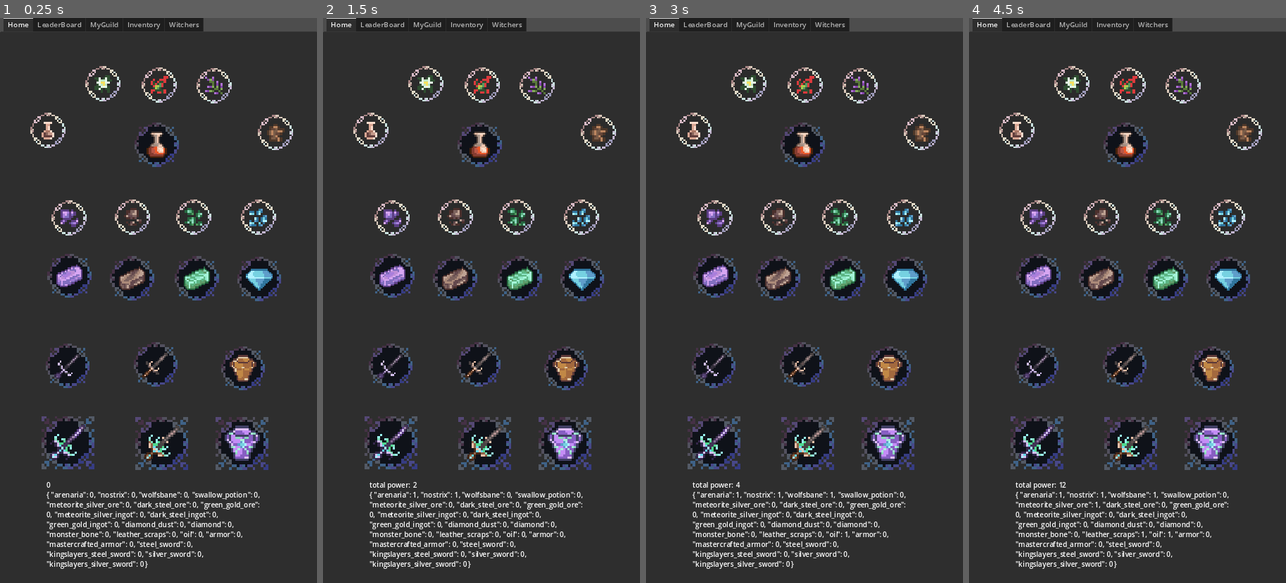
Above: before the commit, frames 1-4 (left to right).
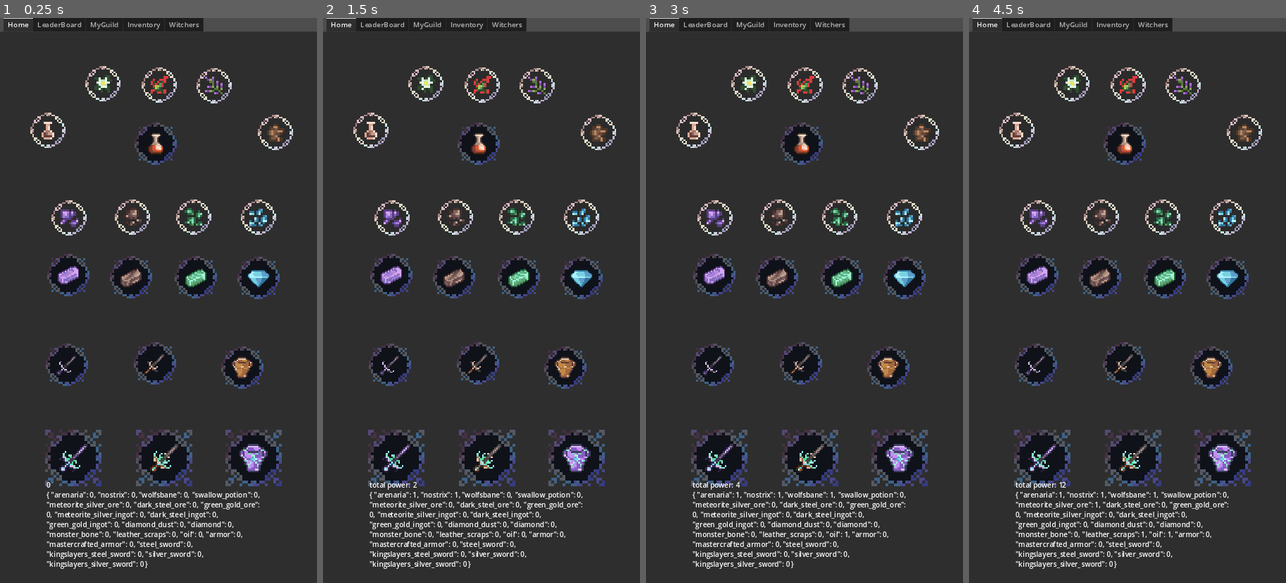
Above: after the commit, the same moments.

Repository: alexg-lviv/Mori-Bazius-Frontend
Game: Godot game, scene res://src/scenes/Main.tscn
Two runs of this game, one before a commit and one after it. Both use one fixed random seed, a clock stepped at 60 frames per second and the inputs below.
Inputs (mouse positions are in pixels of both pictures, inside the frame that each line leads up to):
- Up to frame 1 (0.25 s): no input
- Up to frame 2 (1.5 s): click (424, 85) at 0.5 s; click (481, 85) at 1.25 s
- Up to frame 3 (3 s): click (861, 85) at 2 s; click (693, 131) at 2.75 s
- Up to frame 4 (4.5 s): click (1244, 131) at 3.5 s; click (1038, 215) at 4.25 s

The runs differ from the first frame. In frame 1, 7.4% of the frame differs, in the area x 13-89%, y 1-83%; in frame 2, 7.4%; in frame 3, 7.4%; in frame 4, 7.4%.

Commit message:
Add basic inventory

Diff:
--- a/src/src/scenes/Home.tscn
+++ b/src/src/scenes/Home.tscn
@@ -102,92 +102,93 @@
 layout_mode = 0
 offset_left = 306.0
 offset_top = 206.0
-offset_right = 406.0
-offset_bottom = 306.0
+offset_right = 386.0
+offset_bottom = 286.0
 _name = "swallow_potion"
 
 [node name="SilverIngot" parent="Craftables" instance=ExtResource("2_v22mh")]
 layout_mode = 0
 offset_left = 108.0
 offset_top = 503.0
-offset_right = 208.0
-offset_bottom = 603.0
+offset_right = 188.0
+offset_bottom = 583.0
 _name = "meteorite_silver_ingot"
 
 [node name="SteelIngot" parent="Craftables" instance=ExtResource("2_v22mh")]
 layout_mode = 0
 offset_left = 250.0
 offset_top = 509.0
-offset_right = 350.0
-offset_bottom = 609.0
+offset_right = 330.0
+offset_bottom = 589.0
 _name = "dark_steel_ingot"
 
 [node name="GoldIngot" parent="Craftables" instance=ExtResource("2_v22mh")]
 layout_mode = 0
 offset_left = 397.0
 offset_top = 509.0
-offset_right = 497.0
-offset_bottom = 609.0
+offset_right = 477.0
+offset_bottom = 589.0
 _name = "green_gold_ingot"
 
 [node name="Diamond" parent="Craftables" instance=ExtResource("2_v22mh")]
 layout_mode = 0
 offset_left = 539.0
 offset_top = 510.0
-offset_right = 639.0
-offset_bottom = 610.0
+offset_right = 619.0
+offset_bottom = 590.0
 _name = "diamond"
 
 [node name="SilverSword" parent="Craftables" instance=ExtResource("2_v22mh")]
 layout_mode = 0
 offset_left = 104.0
 offset_top = 707.0
-offset_right = 204.0
-offset_bottom = 807.0
+offset_right = 184.0
+offset_bottom = 787.0
 _name = "silver_sword"
 
 [node name="SteelSword" parent="Craftables" instance=ExtResource("2_v22mh")]
 layout_mode = 0
 offset_left = 304.0
 offset_top = 704.0
-offset_right = 404.0
-offset_bottom = 804.0
+offset_right = 384.0
+offset_bottom = 784.0
 _name = "steel_sword"
 
 [node name="Armor" parent="Craftables" instance=ExtResource("2_v22mh")]
 layout_mode = 0
 offset_left = 502.0
 offset_top = 713.0
-offset_right = 602.0
-offset_bottom = 813.0
+offset_right = 582.0
+offset_bottom = 793.0
 _name = "armor"
 
 [node name="KingSilverSword" parent="Craftables" instance=ExtResource("3_h8h33")]
 layout_mode = 0
-offset_left = 94.0
-offset_top = 871.0
-offset_right = 214.0
-offset_bottom = 991.0
+offset_left = 103.0
+offset_top = 902.0
+offset_right = 183.0
+offset_bottom = 982.0
 _name = "kingslayers_silver_sword"
 
 [node name="KingSteelSword" parent="Craftables" instance=ExtResource("3_h8h33")]
 layout_mode = 0
-offset_left = 308.0
-offset_top = 873.0
-offset_right = 428.0
-offset_bottom = 993.0
+offset_left = 309.0
+offset_top = 902.0
+offset_right = 389.0
+offset_bottom = 982.0
 _name = "kingslayers_steel_sword"
 
 [node name="MasterArmor" parent="Craftables" instance=ExtResource("3_h8h33")]
 layout_mode = 0
-offset_left = 490.0
-offset_top = 873.0
-offset_right = 610.0
-offset_bottom = 993.0
+offset_left = 512.0
+offset_top = 902.0
+offset_right = 592.0
+offset_bottom = 982.0
 _name = "mastercrafted_armor"
 
 [node name="ItemsText" type="RichTextLabel" parent="."]
 custom_minimum_size = Vector2(500, 100)
+layout_mode = 0
 offset_left = 105.0
 offset_top = 1015.0
 offset_right = 605.0
--- a/src/src/scenes/Inventory.tscn
+++ b/src/src/scenes/Inventory.tscn
@@ -1,4 +1,19 @@
-[gd_scene format=3 uid="uid://e315pwt5ukrk"]
+[gd_scene load_steps=7 format=3 uid="uid://be1euo5oh2t12"]
+
+[ext_resource type="Texture2D" uid="uid://lfcoqc2aa68u" path="res://art/UI/inventory.png" id="1_4g4bc"]
+[ext_resource type="PackedScene" uid="uid://bxyk1gsyr8a2m" path="res://src/scenes/items/InventoryItem.tscn" id="2_bnnx8"]
+
+[sub_resource type="ShaderMaterial" id="ShaderMaterial_hxejn"]
+resource_local_to_scene = true
+
+[sub_resource type="ShaderMaterial" id="ShaderMaterial_213i0"]
+resource_local_to_scene = true
+
+[sub_resource type="ShaderMaterial" id="ShaderMaterial_gqvmf"]
+resource_local_to_scene = true
+
+[sub_resource type="ShaderMaterial" id="ShaderMaterial_18g3m"]
+resource_local_to_scene = true
 
 [node name="Inventory" type="Control"]
 layout_mode = 3
@@ -7,3 +22,63 @@
 anchor_bottom = 1.0
 grow_horizontal = 2
 grow_vertical = 2
+
+[node name="Shelf" type="TextureRect" parent="."]
+layout_mode = 1
+anchors_preset = 8
+anchor_left = 0.5
+anchor_top = 0.5
+anchor_right = 0.5
+anchor_bottom = 0.5
+offset_left = -52.0
+offset_top = -82.0
+offset_right = 52.0
+offset_bottom = 70.0
+grow_horizontal = 2
+grow_vertical = 2
+scale = Vector2(6, 6)
+pivot_offset = Vector2(52, 76)
+texture = ExtResource("1_4g4bc")
+stretch_mode = 5
+
+[node name="Row1" type="HBoxContainer" parent="Shelf"]
+layout_mode = 1
+anchors_preset = -1
+anchor_right = 1.0
+anchor_bottom = 1.0
+offset_left = 6.0
+offset_top = 9.0
+offset_right = -6.0
+offset_bottom = -129.0
+grow_horizontal = 2
+grow_vertical = 2
+theme_override_constants/separation = 4
+alignment = 1
+
+[node name="Arenaria" parent="Shelf/Row1" instance=ExtResource("2_bnnx8")]
+material = SubResource("ShaderMaterial_hxejn")
+custom_minimum_size = Vector2(14, 0)
+layout_mode = 2
+size_flags_horizontal = 6
+item_name = "arenaria"
+
+[node name="Nostrix" parent="Shelf/Row1" instance=ExtResource("2_bnnx8")]
+material = SubResource("ShaderMaterial_213i0")
+custom_minimum_size = Vector2(14, 0)
+layout_mode = 2
+size_flags_horizontal = 6
+item_name = "nostrix"
+
+[node name="Wolfsbane" parent="Shelf/Row1" instance=ExtResource("2_bnnx8")]
+material = SubResource("ShaderMaterial_gqvmf")
+custom_minimum_size = Vector2(14, 0)
+layout_mode = 2
+size_flags_horizontal = 6
+item_name = "wolfsbane"
+
+[node name="SwallowPotion" parent="Shelf/Row1" instance=ExtResource("2_bnnx8")]
+material = SubResource("ShaderMaterial_18g3m")
+custom_minimum_size = Vector2(14, 0)
+layout_mode = 2
+size_flags_horizontal = 6
+item_name = "swallow_potion"
--- a/src/src/scenes/buttons/Clickable.tscn
+++ b/src/src/scenes/buttons/Clickable.tscn
@@ -1,8 +1,11 @@
-[gd_scene load_steps=4 format=3 uid="uid://cl4wpxt8kb3ce"]
+[gd_scene load_steps=5 format=3 uid="uid://cl4wpxt8kb3ce"]
 
 [ext_resource type="Texture2D" uid="uid://bw2kssw3itt3s" path="res://art/UI/buttons/click_butt.png" id="1_pfhbm"]
 [ext_resource type="Script" path="res://src/scenes/buttons/Clickable.gd" id="2_mfgya"]
-[ext_resource type="Script" path="res://src/scenes/items/Item.gd" id="3_afkf3"]
+[ext_resource type="PackedScene" uid="uid://cuy5ckkpl4byb" path="res://src/scenes/items/Item.tscn" id="4_myaf2"]
+
+[sub_resource type="ShaderMaterial" id="ShaderMaterial_6j0i1"]
+resource_local_to_scene = true
 
 [node name="Clickable" type="TextureButton"]
 custom_minimum_size = Vector2(80, 80)
@@ -10,7 +13,8 @@
 stretch_mode = 5
 script = ExtResource("2_mfgya")
 
-[node name="Item" type="TextureRect" parent="."]
+[node name="Item" parent="." instance=ExtResource("4_myaf2")]
+material = SubResource("ShaderMaterial_6j0i1")
 layout_mode = 1
 anchors_preset = -1
 anchor_right = 1.0
@@ -21,6 +25,5 @@
 offset_bottom = -20.0
 grow_horizontal = 2
 grow_vertical = 2
-script = ExtResource("3_afkf3")
 
 [connection signal="pressed" from="." to="." method="_on_pressed"]
--- a/src/src/scenes/buttons/Craftable.tscn
+++ b/src/src/scenes/buttons/Craftable.tscn
@@ -1,12 +1,18 @@
-[gd_scene load_steps=5 format=3 uid="uid://ce2attkcv2r11"]
+[gd_scene load_steps=6 format=3 uid="uid://ce2attkcv2r11"]
 
 [ext_resource type="PackedScene" uid="uid://cl4wpxt8kb3ce" path="res://src/scenes/buttons/Clickable.tscn" id="1_8q1hi"]
 [ext_resource type="Texture2D" uid="uid://jd7spylko0e8" path="res://art/UI/buttons/craft_butt.png" id="1_dd0jc"]
 [ext_resource type="Texture2D" uid="uid://i5tppfsk6djp" path="res://art/UI/buttons/disabeled_craft_butt.png" id="2_nydha"]
 [ext_resource type="Script" path="res://src/scenes/buttons/Craftable.gd" id="3_dh0d2"]
 
+[sub_resource type="ShaderMaterial" id="ShaderMaterial_gba7l"]
+resource_local_to_scene = true
+
 [node name="Craftable" instance=ExtResource("1_8q1hi")]
-custom_minimum_size = Vector2(100, 100)
+scale = Vector2(1.2, 1.2)
 texture_normal = ExtResource("1_dd0jc")
 texture_disabled = ExtResource("2_nydha")
 script = ExtResource("3_dh0d2")
+
+[node name="Item" parent="." index="0"]
+material = SubResource("ShaderMaterial_gba7l")
--- a/src/src/scenes/buttons/Upgrades.tscn
+++ b/src/src/scenes/buttons/Upgrades.tscn
@@ -5,6 +5,9 @@
 [ext_resource type="Texture2D" uid="uid://d3xo8rppdq8hu" path="res://art/UI/buttons/upgrade_disabled_butt.png" id="3_ki8ss"]
 
 [node name="Upgrades" instance=ExtResource("1_2btxo")]
-custom_minimum_size = Vector2(120, 120)
+scale = Vector2(1.6, 1.6)
 texture_normal = ExtResource("2_4y7c0")
 texture_disabled = ExtResource("3_ki8ss")
+
+[node name="Item" parent="." index="0"]
+material = null
--- /dev/null
+++ b/src/src/scenes/items/InventoryItem.gd
@@ -0,0 +1,10 @@
+extends "res://src/scenes/items/Item.gd"
+
+@onready var _label: Label = get_node("Label")
+
+func _ready():
+	_label.text = str(Items.qty[item_name])
+	Events.update_qty.connect(_update_label)
+
+func _update_label(item, qty):
+	_label.text = str(Items.qty[item_name])
--- /dev/null
+++ b/src/src/scenes/items/InventoryItem.tscn
@@ -0,0 +1,26 @@
+[gd_scene load_steps=4 format=3 uid="uid://bxyk1gsyr8a2m"]
+
+[ext_resource type="PackedScene" uid="uid://cuy5ckkpl4byb" path="res://src/scenes/items/Item.tscn" id="1_tft4u"]
+[ext_resource type="Script" path="res://src/scenes/items/InventoryItem.gd" id="2_qp6by"]
+
+[sub_resource type="ShaderMaterial" id="ShaderMaterial_6v0dr"]
+resource_local_to_scene = true
+
+[node name="InventoryItem" instance=ExtResource("1_tft4u")]
+material = SubResource("ShaderMaterial_6v0dr")
+pivot_offset = Vector2(16, 16)
+script = ExtResource("2_qp6by")
+
+[node name="Label" type="Label" parent="." index="0"]
+layout_mode = 1
+anchors_preset = 5
+anchor_left = 0.5
+anchor_right = 0.5
+offset_left = -16.0
+offset_top = -4.0
+offset_right = 91.0
+offset_bottom = 22.0
+grow_horizontal = 2
+scale = Vector2(0.3, 0.3)
+text = "100"
+horizontal_alignment = 1
--- a/src/src/scenes/items/Item.gd
+++ b/src/src/scenes/items/Item.gd
@@ -2,7 +2,8 @@
 
 class_name Item
 
-var item_name: String:
+@export var item_name: String:
 	set(value):
-		item_name = value
-		set_texture(Items.data[item_name]["sprite"])
+		if not value.is_empty():
+			item_name = value
+			set_texture(Items.data[item_name]["sprite"])
Not shown: 1 places in src/src/scenes/Home.tscn that only renumber resources
Not shown: 1 places in src/src/scenes/LeaderBoard.tscn that only renumber resources
Not shown: 1 places in src/src/scenes/Main.tscn that only renumber resources
